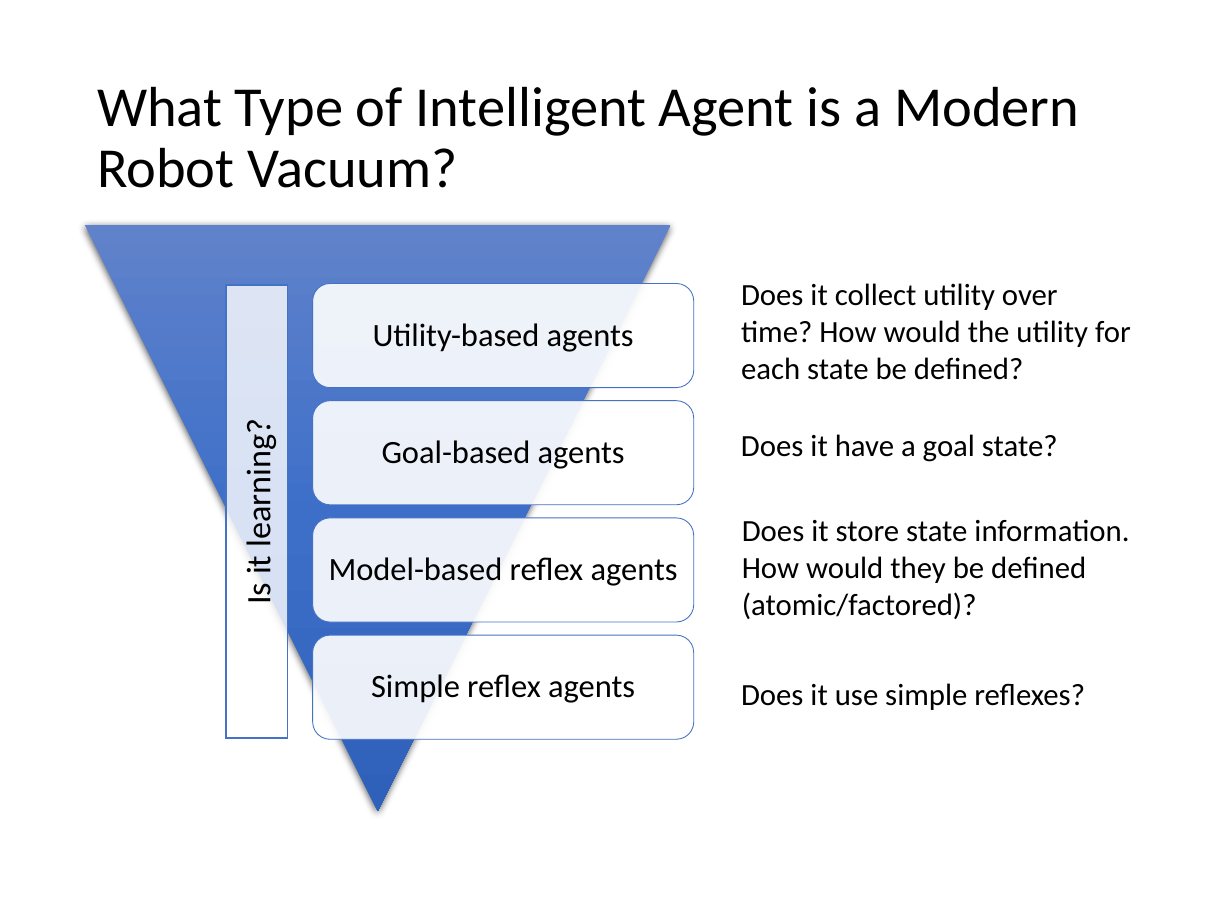
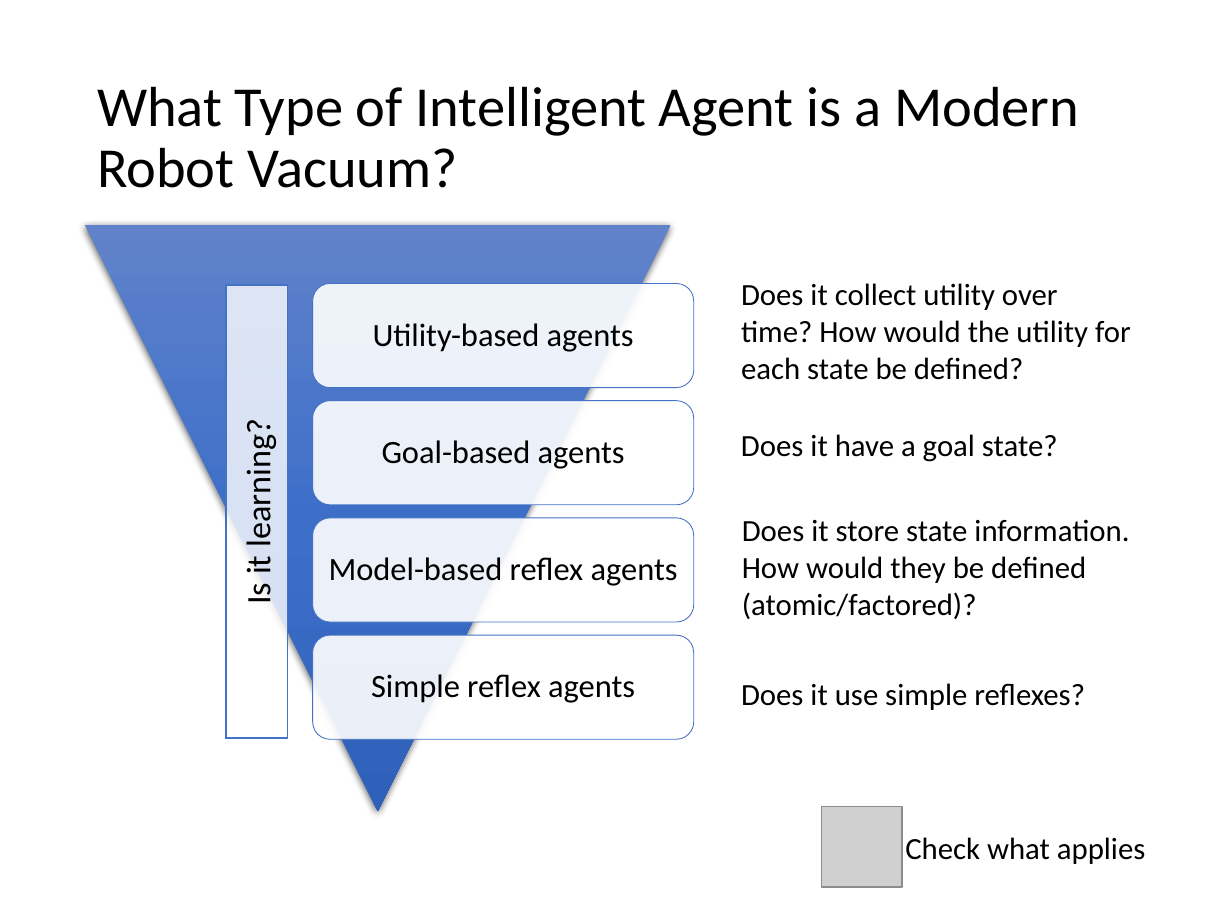
Before and after one commit to mhahsler/CS7320-AI, a slide deck: slide 33 of slides/02_agents.pptx. Drawn at 1232x924 pixels with LibreOffice and Linux fonts; fonts in the diff are those of the drawing; grey boxes stand for pictures. Boxes give left, top, right and bottom in pixels: in the first picture for what was removed or moved away, otherwise in the second. Text is boxed around its words. In the diff, an @@ line names an element or a change of style, - is before the commit and + after.

```diff
--- a/slides/02_agents.pptx
+++ b/slides/02_agents.pptx
@@ picture added at (822,806,902,886) @@
@@ text added at (905,837,1145,864), 18 pt, text #000000 @@
+Check what applies
```
Also in this commit, not shown: 5 other slides changed, 1 slide added, 1 other file.
